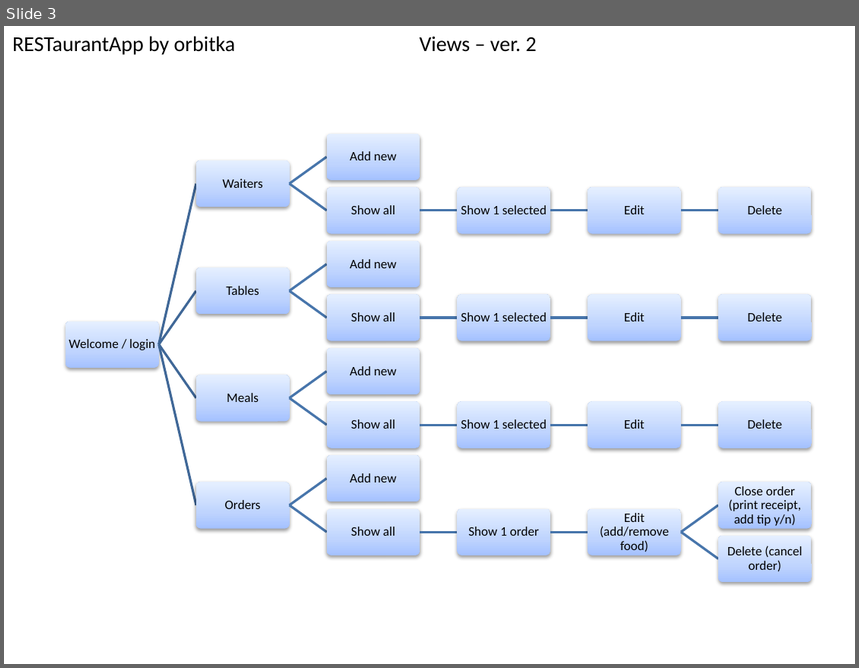
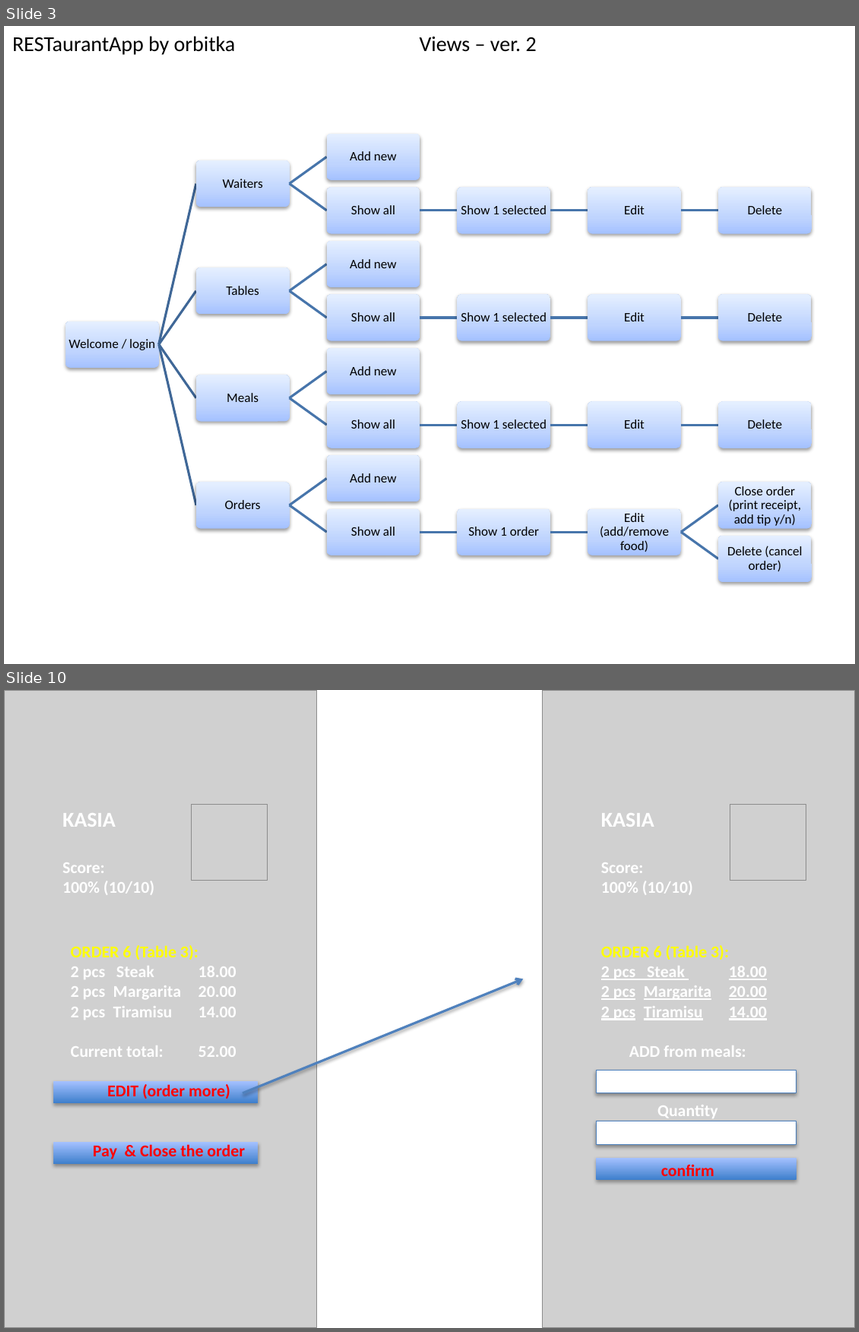
Before and after one commit to orbitka/RESTaurantApp, a slide deck: ERD+wireframes.pptx. Shown one above the other, each under a label of ours: slide 3 before the commit, slides 3 and 10 after it; the slides between them are not shown. The pictures are 859x668 and 859x1332 pixels, drawn with LibreOffice and Linux fonts; fonts in the diff are those of the drawing; grey boxes stand for pictures. Boxes give left, top, right and bottom in pixels: in the first picture for what was removed or moved away, otherwise in the second. Text is boxed around its words. In the diff, an @@ line names an element or a change of style, - is before the commit and + after.

```diff
--- a/ERD+wireframes.pptx
+++ b/ERD+wireframes.pptx
@@ slide 10 added at (4,690,855,1328), background #FFFFFF @@
@@ picture added at (4,690,316,1328) @@
@@ picture added at (543,690,855,1328) @@
@@ text added at (63,813,154,895), 14 pt, text #FFFFFF, bold @@
+KASIA
+Score:
+100% (10/10)
@@ picture added at (191,804,268,881) @@
@@ text added at (601,813,693,895), 14 pt, text #FFFFFF, bold @@
+KASIA
+Score:
+100% (10/10)
@@ picture added at (730,804,807,881) @@
@@ text added at (71,945,245,1161), 14 pt, text #FFFFFF, bold @@
+ORDER 6 (Table 3):
+2 pcs Steak 18.00
+2 pcs Margarita 20.00
+2 pcs Tiramisu 14.00
+Current total: 52.00
+EDIT (order more)
+Pay & Close the order
@@ text added at (601,945,767,1182), 14 pt, text #FFFFFF, bold, underline @@
+ORDER 6 (Table 3):
+2 pcs Steak 18.00
+2 pcs Margarita 20.00
+2 pcs Tiramisu 14.00
+ADD from meals:
+Quantity
+confirm
@@ arrow added from (243, 1094) to (523, 980), #4F81BD 2 pt @@
@@ rectangle added at (597,1071,797,1094), fill #FFFFFF, outline #4B7EBC 0.75 pt @@
@@ rectangle added at (53,1081,258,1103), fill gradient #3F80CE to #A4C4FF @@
@@ rectangle added at (597,1122,797,1144), fill #FFFFFF, outline #4B7EBC 0.75 pt @@
@@ rectangle added at (53,1142,258,1164), fill gradient #3F80CE to #A4C4FF @@
@@ rectangle added at (597,1158,797,1180), fill gradient #3F80CE to #A4C4FF @@
```
Also in this commit, not shown: 7 other slides added, 8 other files.
